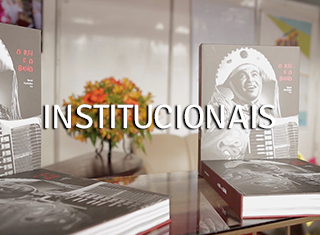
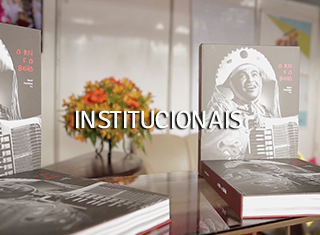
Revision of a layered 320x235 image; what changed, layer by layer:
painted on "INSTITUCIONAIS" over [45, 104, 276, 129]
